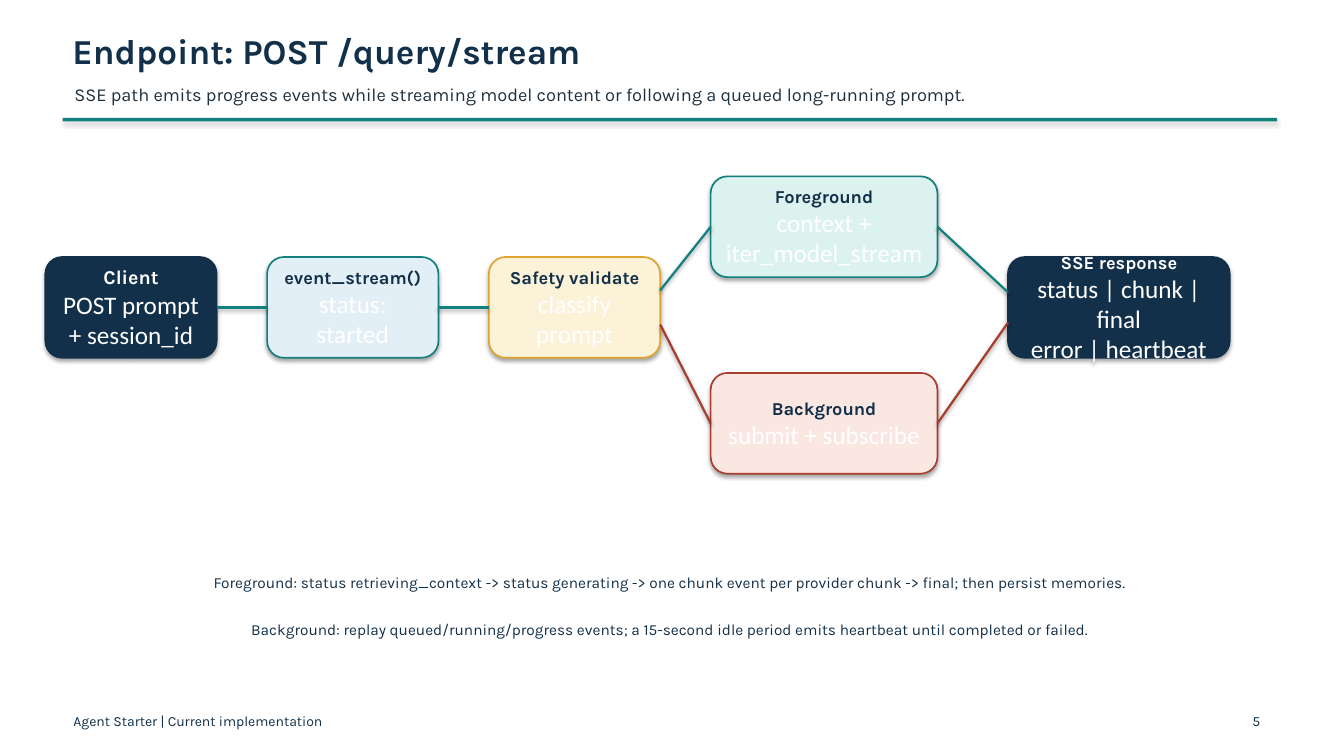
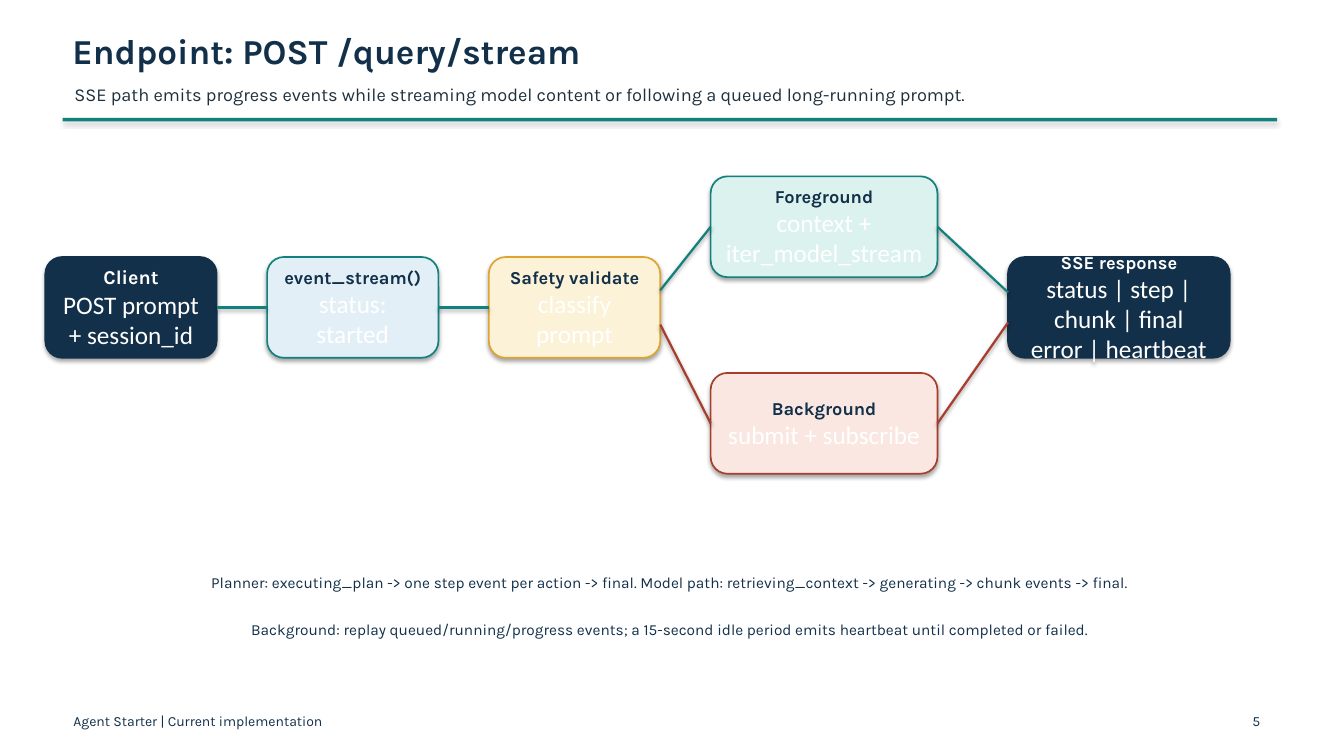
Before and after one commit to qingjuntian/Havvay, a slide deck: slide 5 of agent-starter/docs/agent_starter_current_implementation.pptx. Drawn at 1344x756 pixels with LibreOffice and Linux fonts; fonts in the diff are those of the drawing. Boxes give left, top, right and bottom in pixels: in the first picture for what was removed or moved away, otherwise in the second. Text is boxed around its words. In the diff, an @@ line names an element or a change of style, - is before the commit and + after.

```diff
--- a/agent-starter/docs/agent_starter_current_implementation.pptx
+++ b/agent-starter/docs/agent_starter_current_implementation.pptx
@@ text in rounded rectangle at [1031,253,1207,365]: text changed @@
-SSE response
-status | chunk | final
-error | heartbeat
+SSE response
+status | step | chunk | final
+error | heartbeat
@@ text at [211,577,1128,592]: text changed @@
-Foreground: status retrieving_context -> status generating -> one chunk event per provider chunk -> final; then persist memories.
+Planner: executing_plan -> one step event per action -> final. Model path: retrieving_context -> generating -> chunk events -> final.
```
Also in this commit, not shown: 2 other slides changed, 19 other files.
